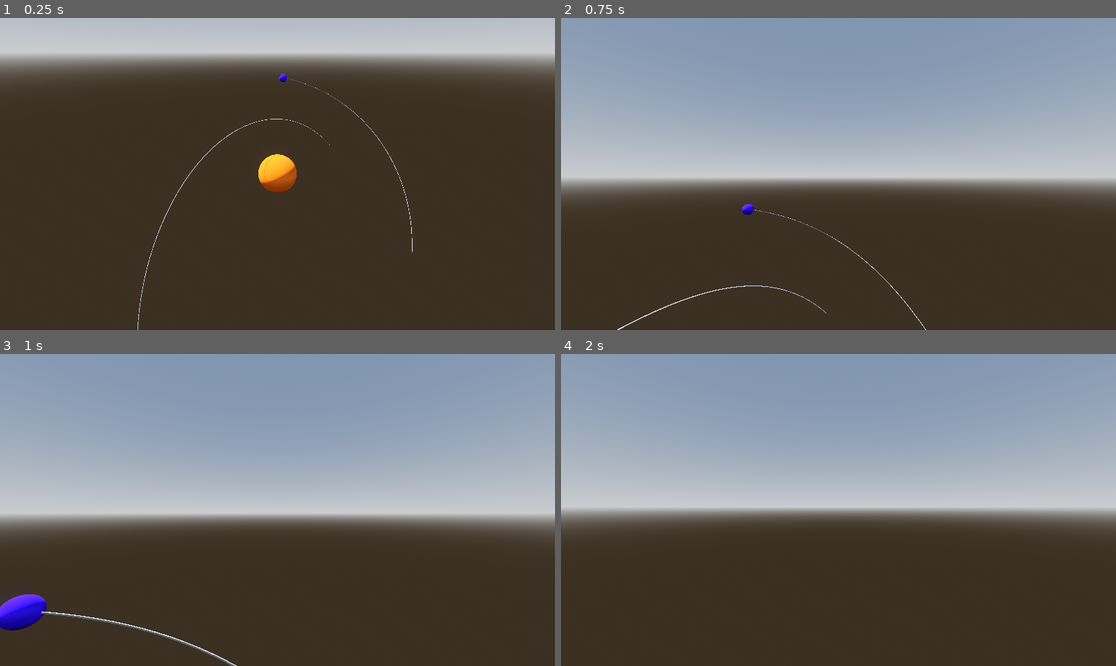
Above: before the commit, frames 1-4 (two rows, left to right).
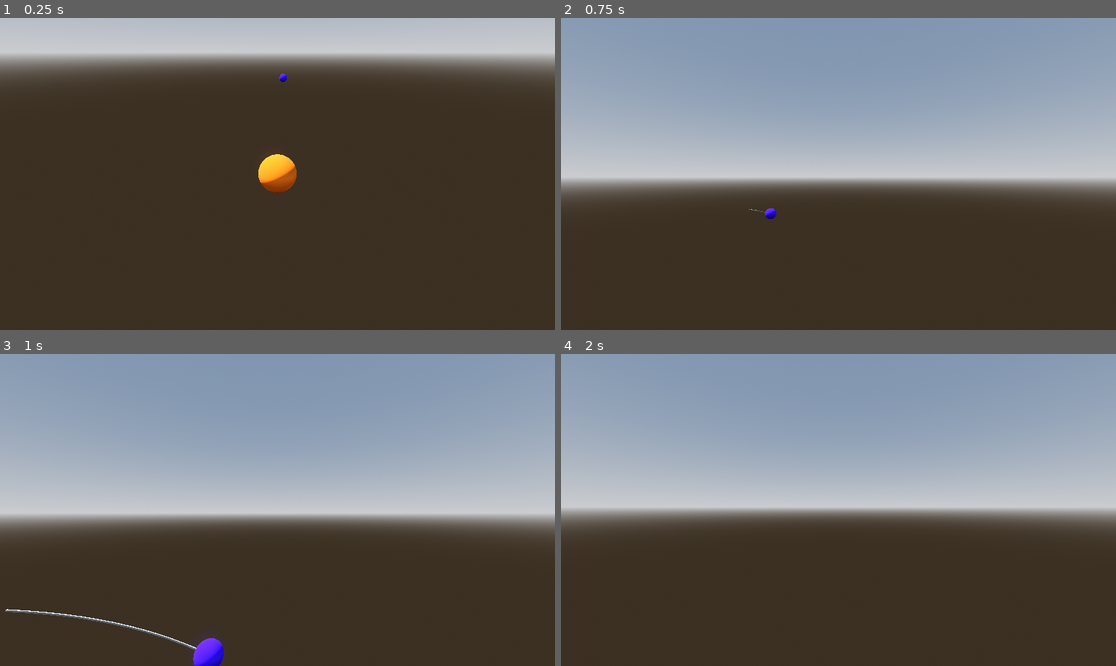
Above: after the commit, the same moments.

Repository: AcctForJudge/Planetary-Gravity-Simulation
Game: Godot game, scene res://Universe/universe.tscn
Same seed, same stepped clock (60 frames per second), same inputs: the game is played once before the commit and once after it.
Inputs (mouse positions are in pixels of both pictures, inside the frame that each line leads up to):
- Up to frame 1 (0.25 s): no input
- Up to frame 2 (0.75 s): tap Enter at 0.5 s; move the mouse to (866, 174) at 0.52 s; hold W (forward) from 0.53 s (still down); tap P (play) at 0.6 s; click (866, 174) at 0.67 s
- Up to frame 3 (1 s): keep holding W (forward)
- Up to frame 4 (2 s): keep holding W (forward); move the mouse to (810, 510) at 1.27 s; tap H (hide) at 1.35 s; tap P (play) at 1.55 s

The runs differ from the first frame. In frame 1, 0.2% of the frame differs, in the area x 24-75%, y 19-100%; in frame 2, 0.3%; in frame 3, 1.4%, in the area x 0-43%, y 77-100%; in frame 4, nothing differs.

Commit message:
remove points for performance in past mode

Diff:
--- a/Universe/universe.gd
+++ b/Universe/universe.gd
@@ -73,6 +73,8 @@
 			else:
 				body_positions[i].append(body.position)
 
+			while body_positions[i].size() > num_steps:
+				body_positions[i].pop_front()
 func show_past_orbits():
 	for i in body_positions.size():
 		draw_orbits(i, body_positions)
--- a/Universe/universe.tscn
+++ b/Universe/universe.tscn
@@ -43,9 +43,13 @@
 radius = 2.595
 height = 5.19
 
-[node name="Universe" type="Node3D"]
+[node name="Universe" type="Node3D" node_paths=PackedStringArray("central_body")]
 script = ExtResource("1_6q408")
-num_steps = 1145
+relative_to_body = true
+central_body = NodePath("HeavenlyBodies/Planet")
+num_steps = 930
+time_step = 0.1
+orbit_mode = 1
 
 [node name="WorldEnvironment" type="WorldEnvironment" parent="."]
 environment = SubResource("Environment_5gdbb")
